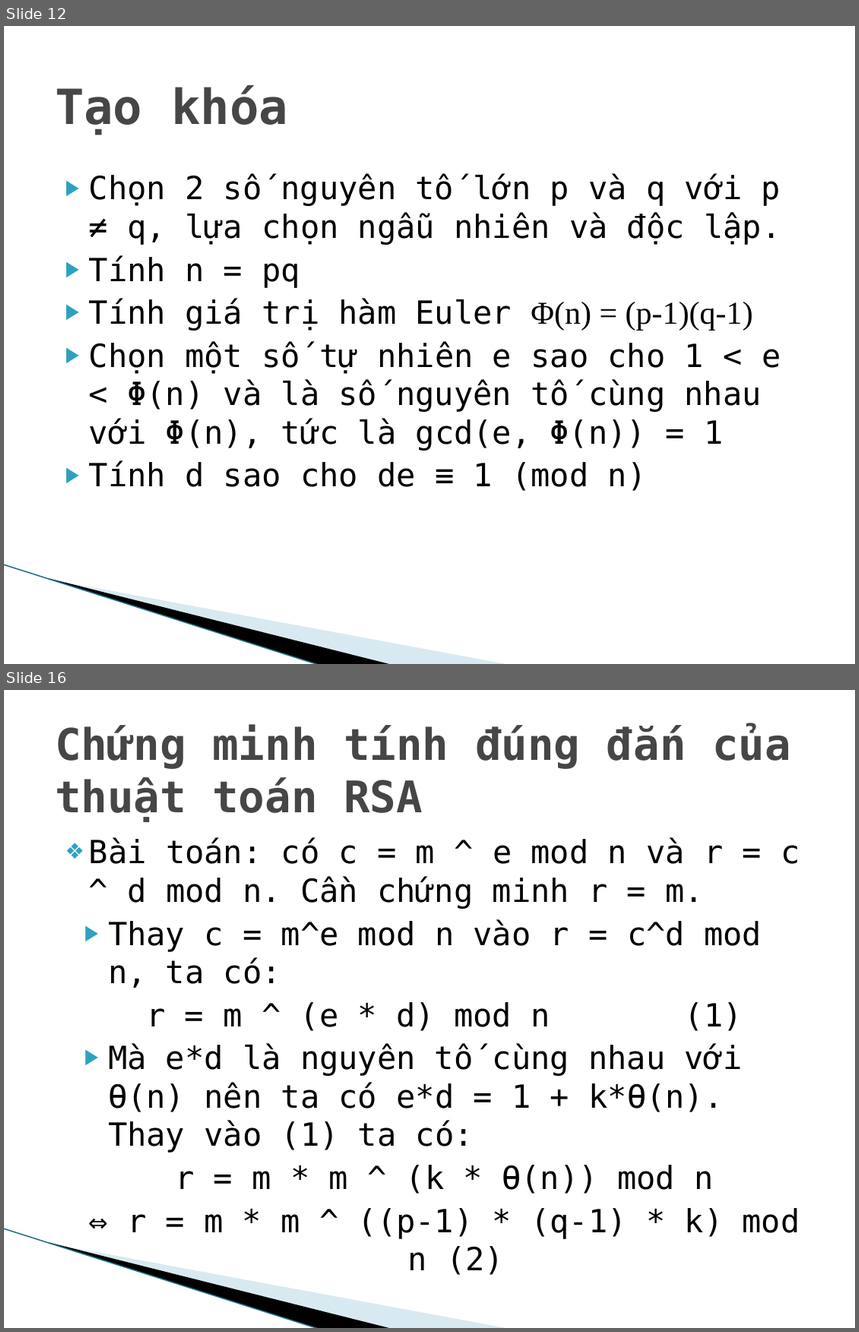
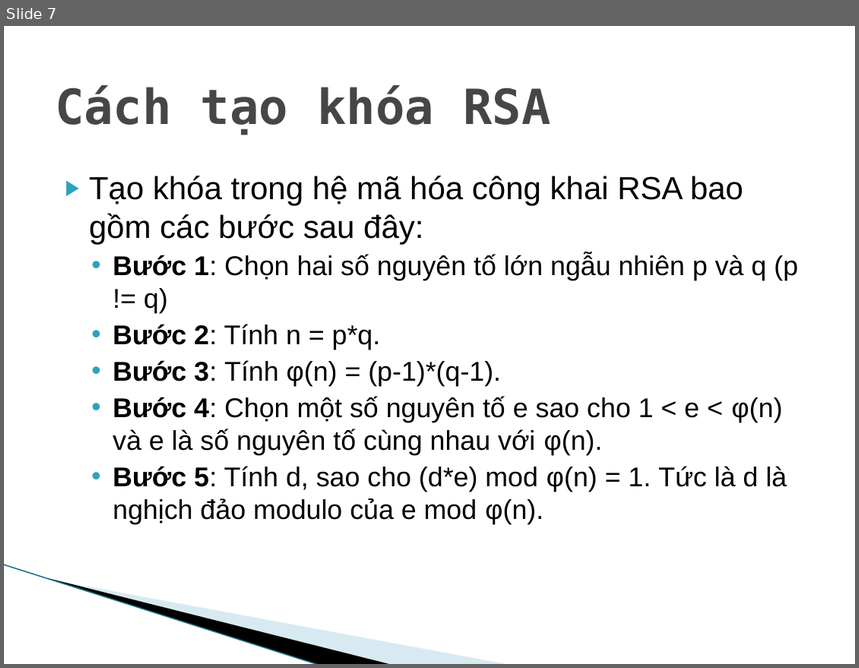
Before and after one commit to datnmdev/RSA-ATVBMTT, a slide deck: ATVBMHTTT.pptx. Shown one above the other, each under a label of ours: slides 12 and 16 before the commit, slide 7 after it; the slides between them are not shown. The pictures are 859x1332 and 859x668 pixels, drawn with LibreOffice and Linux fonts; fonts in the diff are those of the drawing; background and template pictures are left out. Boxes give left, top, right and bottom in pixels: in the first picture for what was removed or moved away, otherwise in the second. Text is boxed around its words. In the diff, an @@ line names an element or a change of style, - is before the commit and + after.

```diff
--- a/ATVBMHTTT.pptx
+++ b/ATVBMHTTT.pptx
@@ slide 16 removed at box(4, 690, 855, 1328), background #FFFFFF; not listed: 3 template elements that a slide beside it also shows @@
@@ title removed at box(55, 724, 791, 821) @@
-Chứng minh tính đúng đắn của thuật toán RSA
@@ text removed at box(89, 837, 800, 1239) @@
-❖ Bài toán: có c = m ^ e mod n và r = c ^ d mod n. Cần chứng minh r = m.
-▶ Thay c = m^e mod n vào r = c^d mod n, ta có:
-r = m ^ (e * d) mod n (1)
-▶ Mà e*d là nguyên tố cùng nhau với Ɵ(n) nên ta có e*d = 1 + k*Ɵ(n). Thay vào (1) ta có:
-r = m * m ^ (k * Ɵ(n)) mod n
-⇔ r = m * m ^ ((p-1) * (q-1) * k) mod n (2)
@@ what was slide 12 is now slide 7 @@
@@ slide 7 changed as well @@
@@ title at box(55, 85, 550, 134): text changed @@
-Tạo khóa
+Cách tạo khóa RSA
@@ text at box(89, 176, 798, 525): text changed; size 27 to 23 pt; font DejaVu Sans Mono to Arial @@
-▶ Chọn 2 số nguyên tố lớn p và q với p ≠ q, lựa chọn ngẫu nhiên và độc lập.
-▶ Tính n = pq
-▶ Tính giá trị hàm Euler Φ(n) = (p-1)(q-1)
-▶ Chọn một số tự nhiên e sao cho 1 < e < Φ(n) và là số nguyên tố cùng nhau với Φ(n), tức là gcd(e, Φ(n)) = 1
-▶ Tính d sao cho de ≡ 1 (mod n)
+▶ Tạo khóa trong hệ mã hóa công khai RSA bao gồm các bước sau đây:
+  • Bước 1: Chọn hai số nguyên tố lớn ngẫu nhiên p và q (p != q)
+  • Bước 2: Tính n = p*q.
+  • Bước 3: Tính φ(n) = (p-1)*(q-1).
+  • Bước 4: Chọn một số nguyên tố e sao cho 1 < e < φ(n) và e là số nguyên tố cùng nhau với φ(n).
+  • Bước 5: Tính d, sao cho (d*e) mod φ(n) = 1. Tức là d là nghịch đảo modulo của e mod φ(n).
```
Also in this commit, not shown: 8 other slides changed, 13 slides added, 7 other slides removed, 12 other files.
